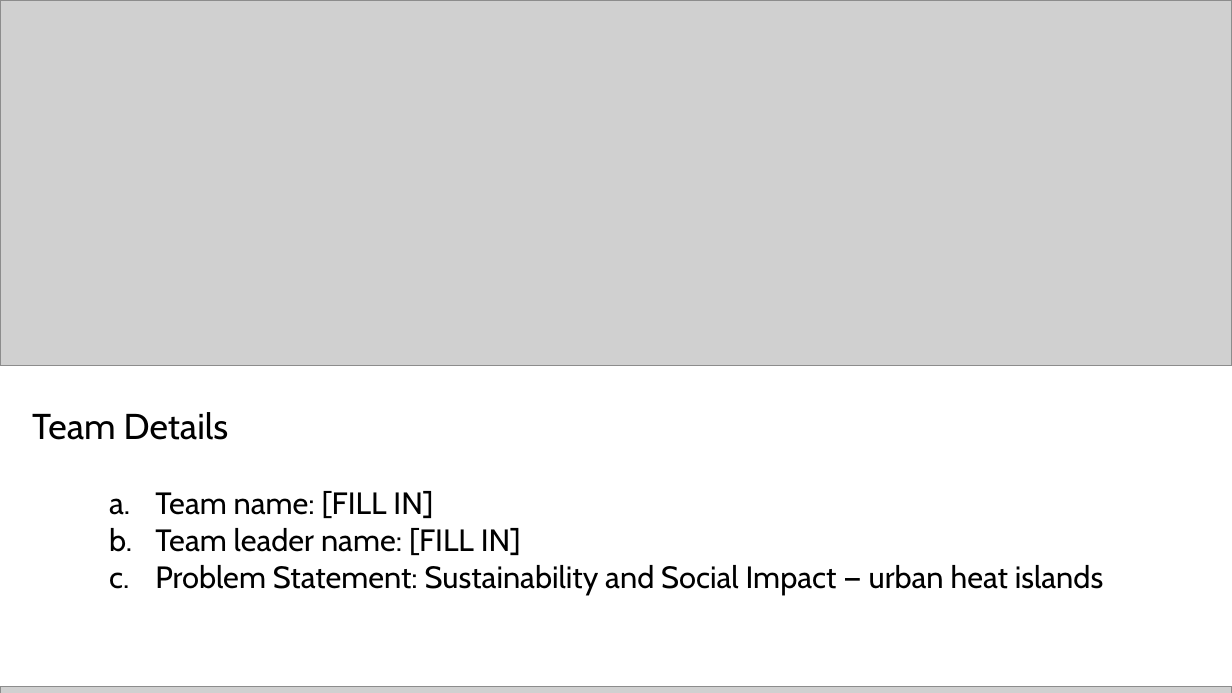
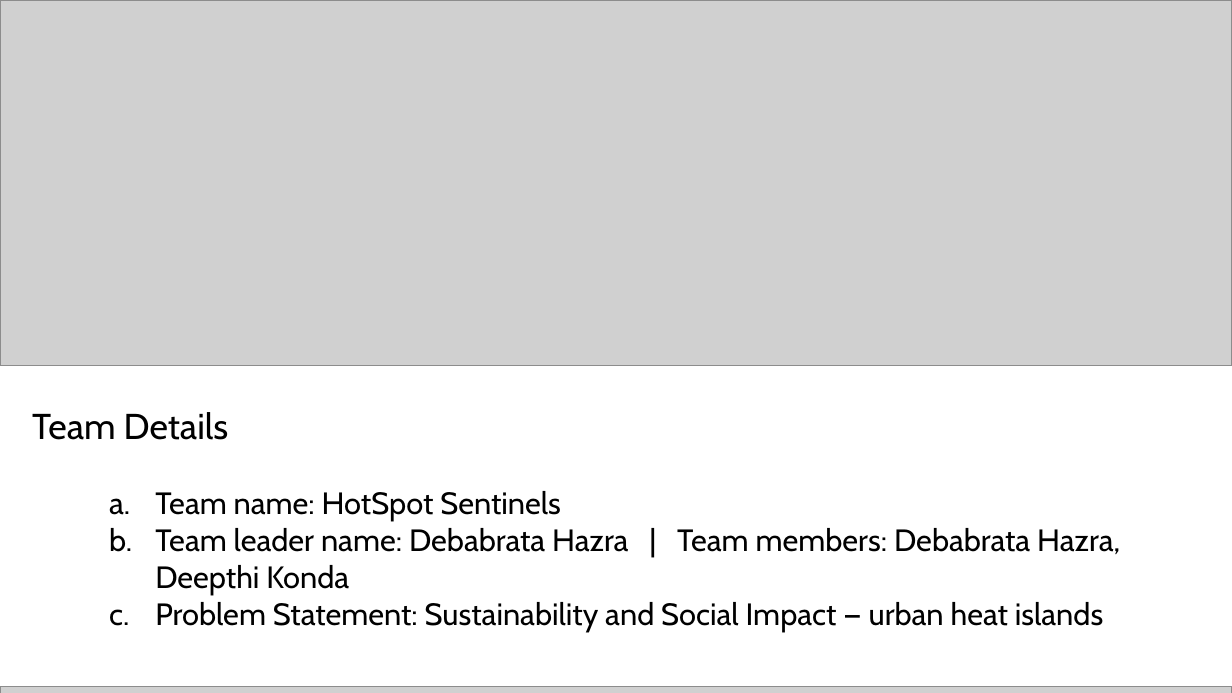
Before and after one commit to debabratahazra/hotspot-sentinels, a slide deck: slide 1 of HotSpot_Sentinels_Submission.pptx. Drawn at 1232x693 pixels with LibreOffice and Linux fonts; fonts in the diff are those of the drawing; grey boxes stand for pictures. Boxes give left, top, right and bottom in pixels: in the first picture for what was removed or moved away, otherwise in the second. Text is boxed around its words. In the diff, an @@ line names an element or a change of style, - is before the commit and + after.

```diff
--- a/HotSpot_Sentinels_Submission.pptx
+++ b/HotSpot_Sentinels_Submission.pptx
@@ text at box(155, 491, 1120, 594): text changed @@
-  a. Team name: [FILL IN]
-  b. Team leader name: [FILL IN]
+  a. Team name: HotSpot Sentinels
+  b. Team leader name: Debabrata Hazra | Team members: Debabrata Hazra, Deepthi Konda
```
Also in this commit, not shown: 10 other slides changed, 12 other files.
